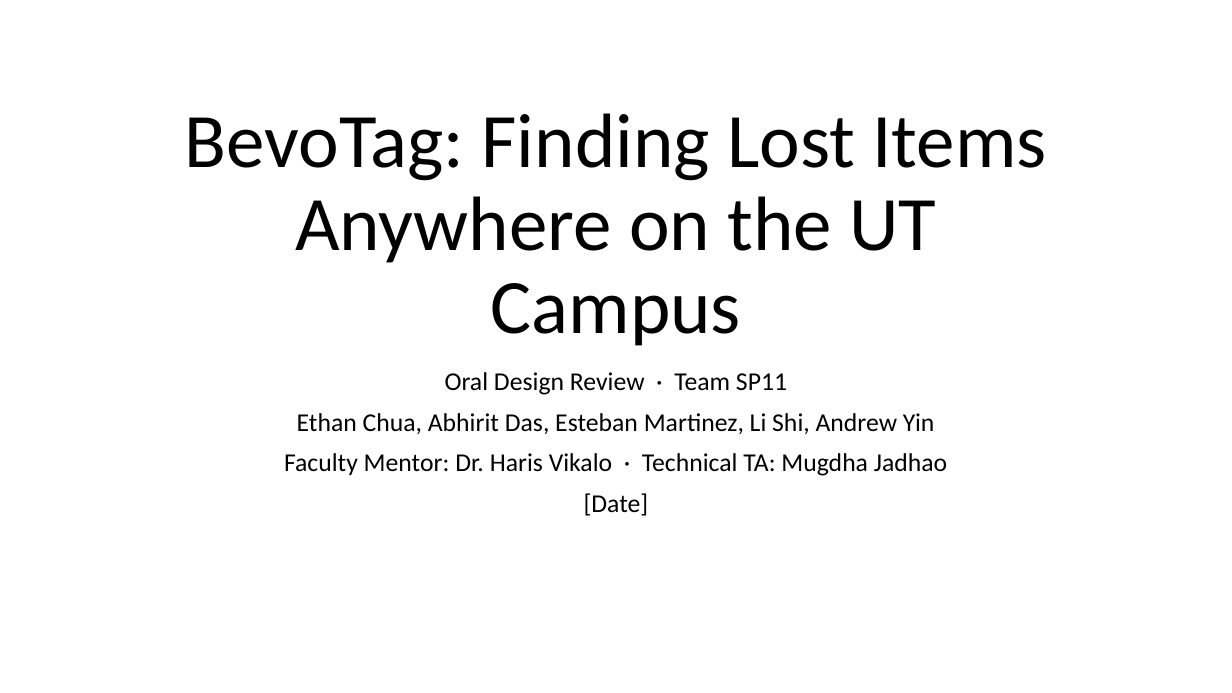
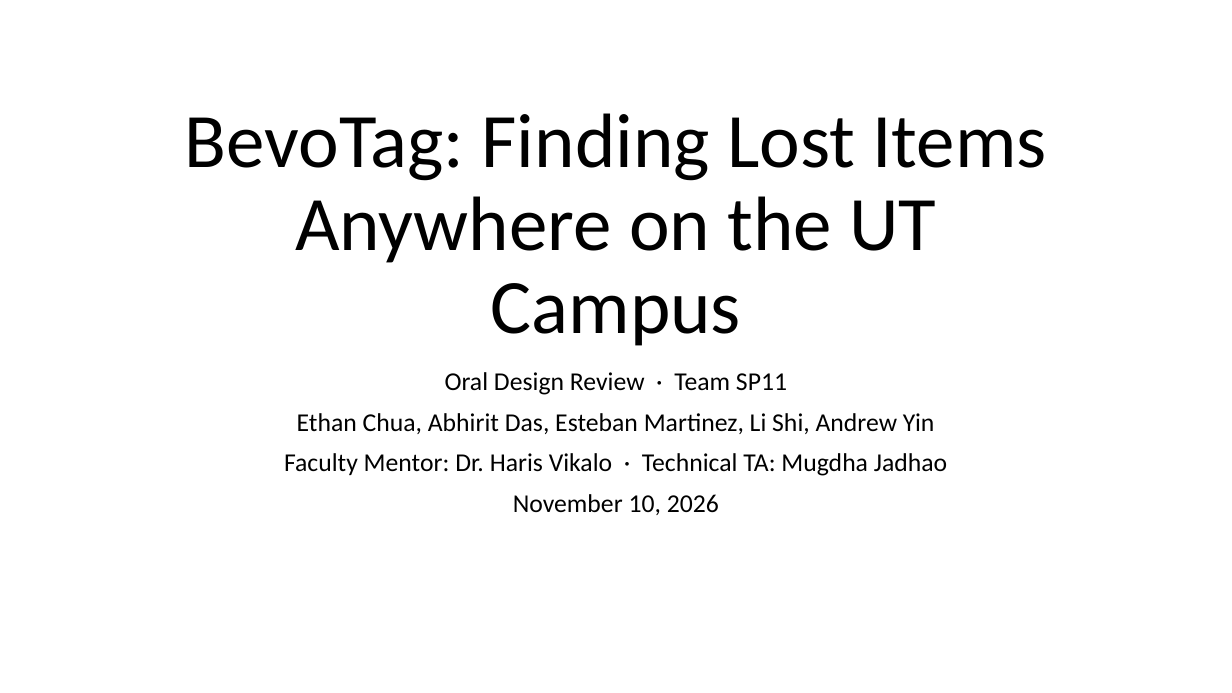
Before and after one commit to lishi321/BevoTag, a slide deck: slide 1 of docs/oral-design-review/BevoTag-Design-Review.pptx. Drawn at 1232x693 pixels with LibreOffice and Linux fonts; fonts in the diff are those of the drawing. Boxes give left, top, right and bottom in pixels: in the first picture for what was removed or moved away, otherwise in the second. Text is boxed around its words. In the diff, an @@ line names an element or a change of style, - is before the commit and + after.

```diff
--- a/docs/oral-design-review/BevoTag-Design-Review.pptx
+++ b/docs/oral-design-review/BevoTag-Design-Review.pptx
@@ subtitle at [513, 494, 719, 515]: text changed @@
-[Date]
+November 10, 2026
```
Also in this commit, not shown: 2 other files.
